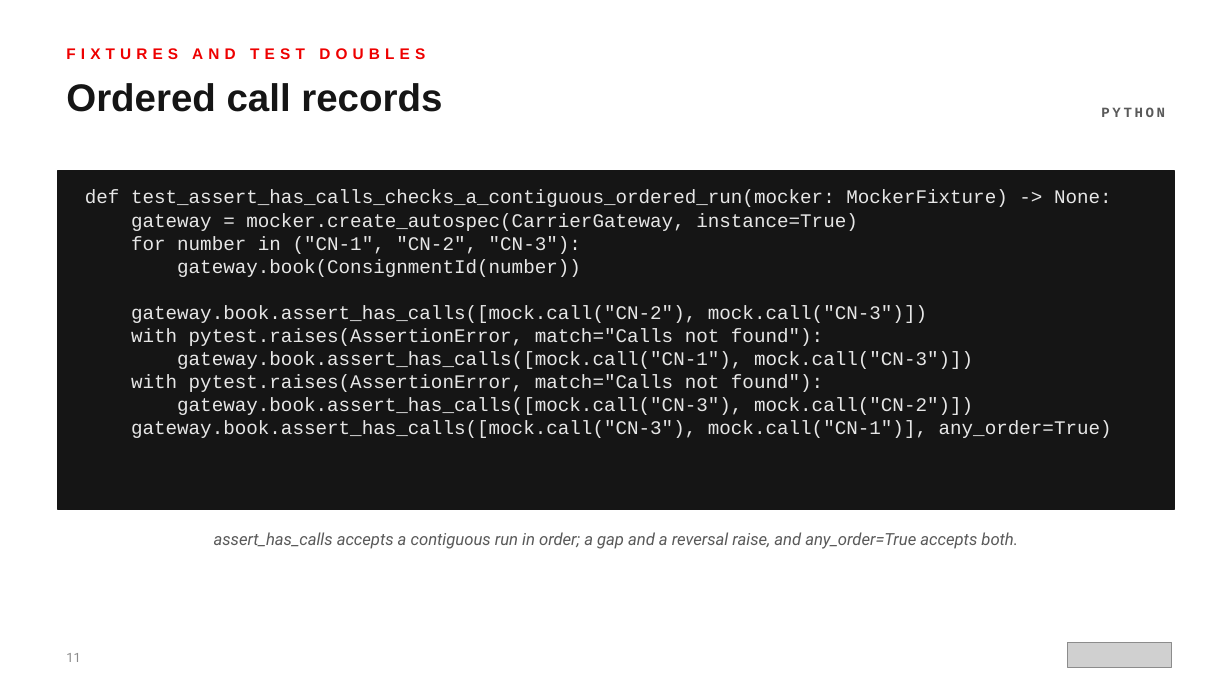
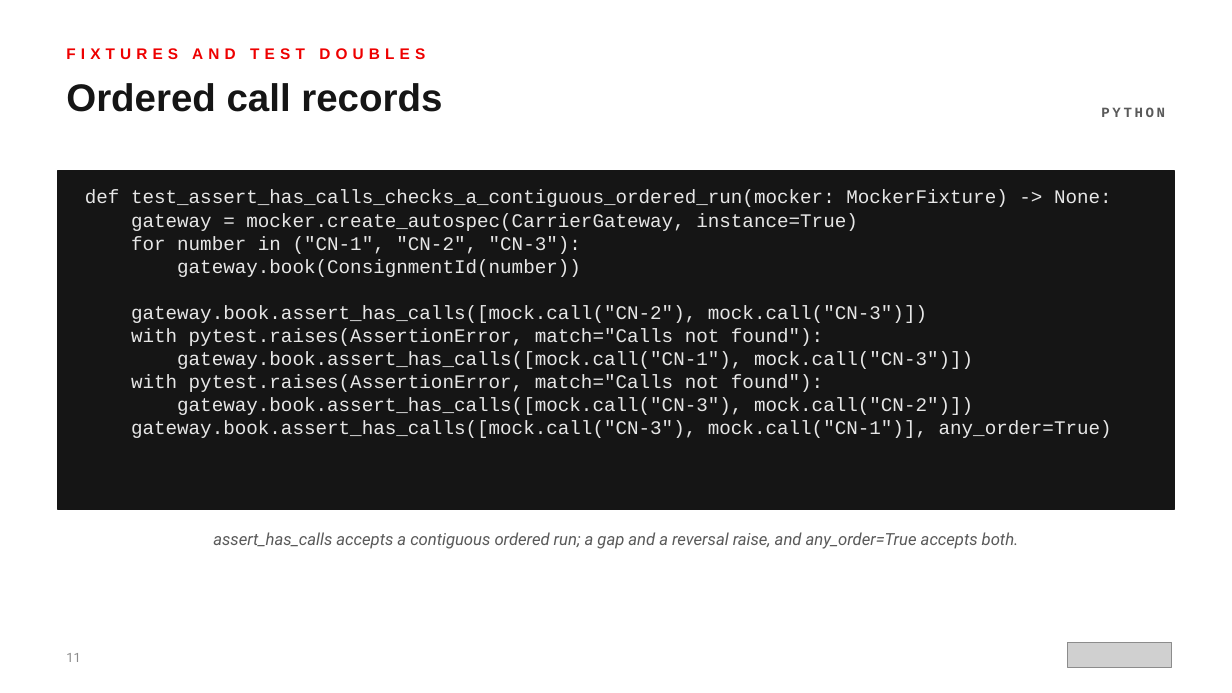
Before and after one commit to patterncatalyst/design-patterns-with-python, a slide deck: slide 11 of presentation/design-patterns-with-python-301-testing-legacy-and-ai.pptx. Drawn at 1232x693 pixels with LibreOffice and Linux fonts; fonts in the diff are those of the drawing; grey boxes stand for pictures. Boxes give left, top, right and bottom in pixels: in the first picture for what was removed or moved away, otherwise in the second. Text is boxed around its words. In the diff, an @@ line names an element or a change of style, - is before the commit and + after.

```diff
--- a/presentation/design-patterns-with-python-301-testing-legacy-and-ai.pptx
+++ b/presentation/design-patterns-with-python-301-testing-legacy-and-ai.pptx
@@ text at [213, 532, 1019, 549]: text changed @@
-assert_has_calls accepts a contiguous run in order; a gap and a reversal raise, and any_order=True accepts both.
+assert_has_calls accepts a contiguous ordered run; a gap and a reversal raise, and any_order=True accepts both.
```
Also in this commit, not shown: 7 other slides changed, 17 other files.
